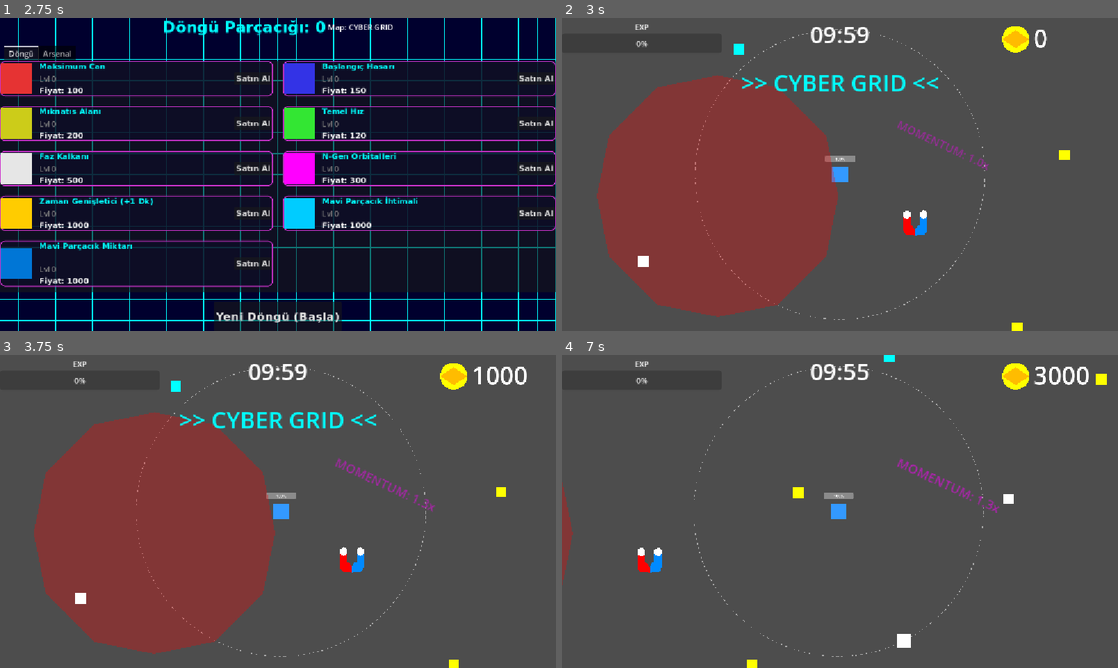
Above: before the commit, frames 1-4 (two rows, left to right).
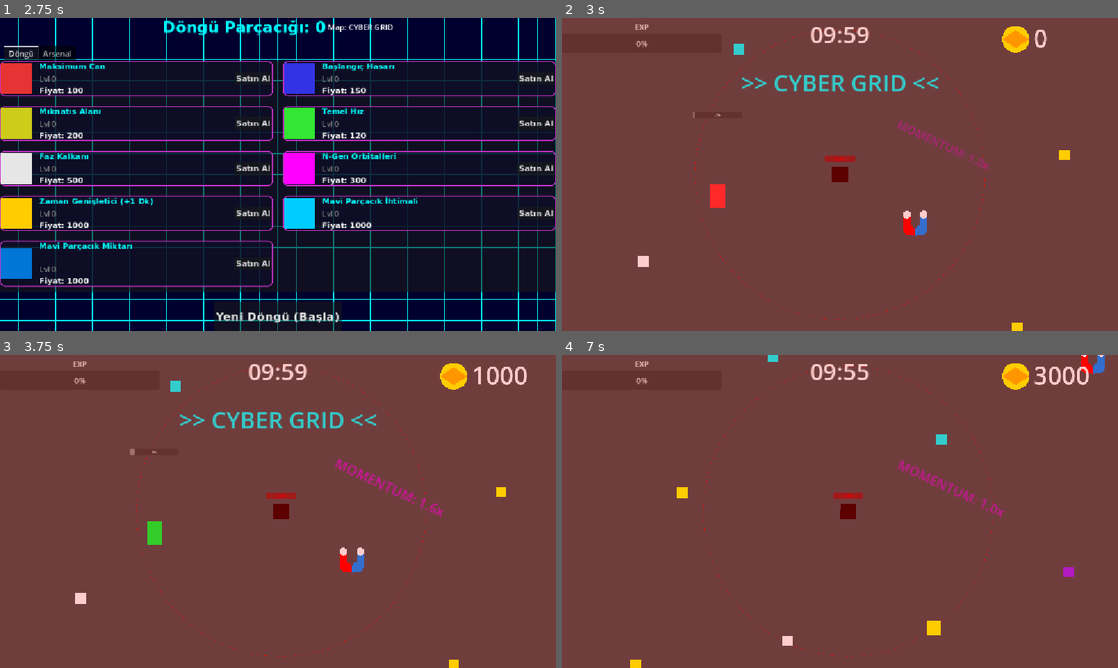
Above: after the commit, the same moments.

Repository: MusTea200/AFKMonsters
Game: Godot game, scene res://MainMenu.tscn
The game is run twice, just before and just after one commit, with the same random seed, the same clock (stepped at 60 frames per second) and the same inputs. The engine's default icon, where the game draws it, is replaced by a stand-in: a white triangle on a blue panel in a dark square.
Inputs (mouse positions are in pixels of both pictures, inside the frame that each line leads up to):
- Up to frame 1 (2.75 s): click "Play" at 0.5 s; click "Play" at 1.25 s; click "CYBER GRID" at 2 s
- Up to frame 2 (3 s): click "Yeni Döngü (Başla)" at 2.75 s
- Up to frame 3 (3.75 s): tap Enter at 3.5 s; move the mouse to (400, 495) at 3.52 s; hold Right (ui_right) from 3.53 s (still down); tap 1 at 3.6 s; click (400, 495) at 3.67 s
- Up to frame 4 (7 s): tap Space at 3.77, 4.07, 6.77 s; release Right (ui_right) at 4.25 s; drag from (728, 527) to (884, 558) at 4.27 s; move the mouse to (895, 442) at 5.02 s; hold Right (ui_right) 5.03-5.75 s; tap Q at 5.1 s; tap 1 at 5.3, 6.8 s; drag from (812, 574) to (673, 464) at 5.77 s; move the mouse to (1006, 558) at 6.52 s; hold Left (ui_left) from 6.53 s (still down); tap R at 6.6 s

Frame 1 is identical in both runs. In frame 2, 74% of the frame differs, in the area x 0-100%, y 0-100%; in frame 3, 74%; in frame 4, 100%.
Error before the commit: Attempt to call function 'hide' in base 'null instance' on a null instance. (res://Redzone.gd:26)

Commit message:
fix(redzone): restructuring tscn and adding null-safe checks
Co-authored-by: MusTea200 <172600404+MusTea200@users.noreply.github.com>

Diff:
--- a/godot_project/Arena.gd
+++ b/godot_project/Arena.gd
@@ -674,6 +674,6 @@
 					r.defense_time = 0.0 # Clear defense time immediately so no countdown starts
 					r.captured = true
 					if is_instance_valid(r.visual):
-						r.visual.color = Color(0.0, 1.0, 0.0, 0.2)
+						r.visual.color = Color("00ff004d")
 					if is_instance_valid(r.vending_machine):
-						r.vending_machine.set_captured()
+						r.vending_machine.activate_green()
--- a/godot_project/Redzone.gd
+++ b/godot_project/Redzone.gd
@@ -23,6 +23,33 @@
 func _ready() -> void:
 	add_to_group("redzones")
 
+	if not progress_bar:
+		push_warning("ProgressBar eksik! Dinamik olarak uretiliyor.")
+		progress_bar = ProgressBar.new()
+		progress_bar.max_value = 100.0
+		progress_bar.custom_minimum_size = Vector2(200, 20)
+		progress_bar.position = Vector2(-100, -350)
+		add_child(progress_bar)
+
+	if not countdown_label:
+		push_warning("CountdownLabel eksik! Dinamik olarak uretiliyor.")
+		countdown_label = Label.new()
+		countdown_label.add_theme_font_size_override("font_size", 64)
+		countdown_label.set_anchors_preset(Control.PRESET_CENTER)
+		countdown_label.position = Vector2(-50, -100)
+		add_child(countdown_label)
+
+	if not visual:
+		push_warning("ZoneVisual eksik! Dinamik olarak uretiliyor.")
+		visual = Polygon2D.new()
+		add_child(visual)
+
+	if not vending_machine:
+		push_warning("VendingMachine eksik! Dinamik olarak uretiliyor.")
+		var vending = load("res://VendingMachine.tscn").instantiate()
+		call_deferred("add_child", vending)
+		vending_machine = vending
+
 	progress_bar.hide()
 	countdown_label.hide()
 	visual.color = Color("ff00004d")
--- a/godot_project/Redzone.tscn
+++ b/godot_project/Redzone.tscn
@@ -1,6 +1,7 @@
 [gd_scene format=3 uid="uid://iyhghdvuderj"]
 
 [ext_resource type="Script" path="res://Redzone.gd" id="res://Redzone.gd"]
+[ext_resource type="PackedScene" path="res://VendingMachine.tscn" id="2_vending"]
 [sub_resource type="CircleShape2D" id="CircleShape2D_mxqyh"]
 
 [node name="Redzone" type="Area2D" unique_id=1267312441]
@@ -10,8 +11,26 @@
 scale = Vector2(50, 50)
 shape = SubResource("CircleShape2D_mxqyh")
 
-[node name="Polygon2D" type="Polygon2D" parent="CollisionShape2D" unique_id=1692134813]
+[node name="ZoneVisual" type="Polygon2D" parent="." unique_id=1692134813]
 color = Color(1, 0, 0, 0.3)
 polygon = PackedVector2Array(0, -10, -5, -9, -9, -5, -10, 0, -9, 5, -5, 9, 0, 10, 5, 9, 9, 5, 10, 0, 9, -5, 5, -9)
 
-[node name="Timer" type="Timer" parent="CollisionShape2D" unique_id=1632979599]
+
+[node name="ProgressBar" type="ProgressBar" parent="."]
+custom_minimum_size = Vector2(200, 20)
+offset_left = -100.0
+offset_top = -350.0
+offset_right = 100.0
+offset_bottom = -330.0
+
+[node name="CountdownLabel" type="Label" parent="."]
+offset_left = -50.0
+offset_top = -100.0
+offset_right = 50.0
+offset_bottom = -36.0
+theme_override_font_sizes/font_size = 64
+horizontal_alignment = 1
+
+[node name="VendingMachine" parent="." instance=ExtResource("2_vending")]
+
+[node name="Timer" type="Timer" parent="." unique_id=1632979599]
Not shown, changed: godot_project/MEMORY.md
